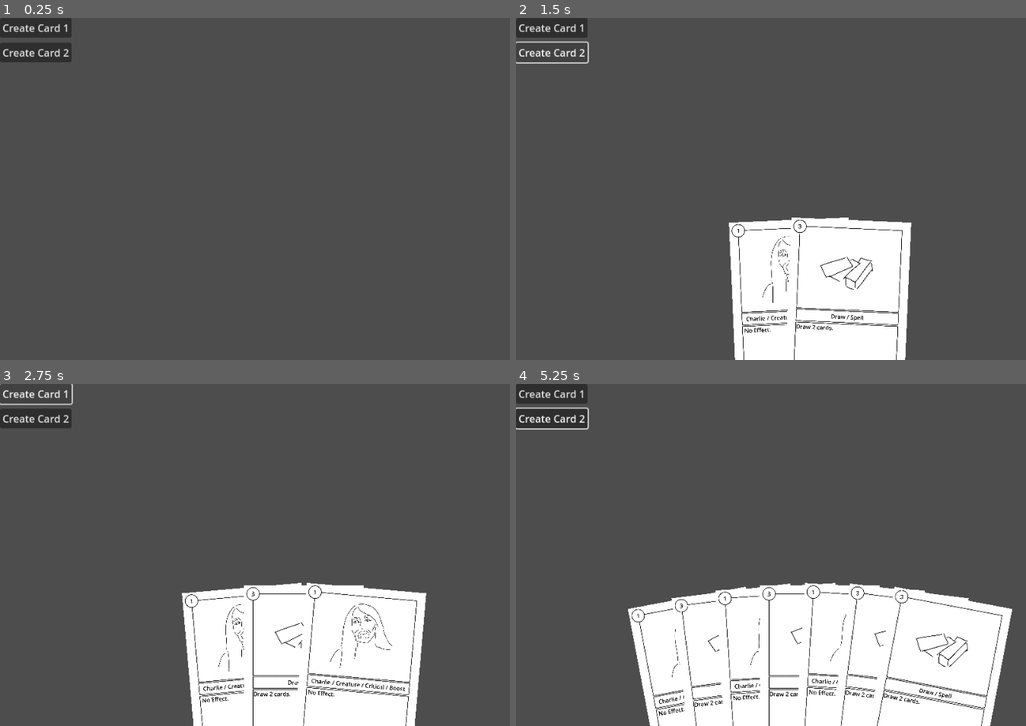
Above: before the commit, frames 1-4 (two rows, left to right).
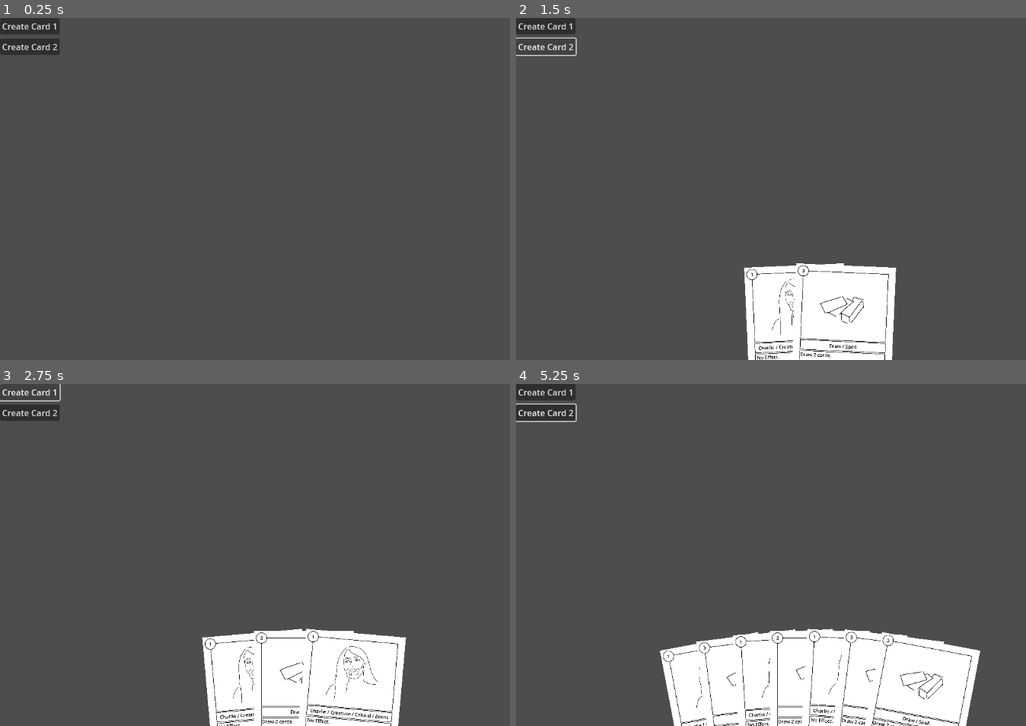
Above: after the commit, the same moments.

Repository: Cybernik12/Untitled-Card-Game
Game: Godot game, scene res://Scenes/deck_n_hand.tscn
Two runs of this game, one before a commit and one after it. Both use one fixed random seed, a clock stepped at 60 frames per second and the inputs below.
Inputs (mouse positions are in pixels of both pictures, inside the frame that each line leads up to):
- Up to frame 1 (0.25 s): no input
- Up to frame 2 (1.5 s): click "Create Card 1" at 0.5 s; click "Create Card 2" at 1.25 s
- Up to frame 3 (2.75 s): click "Create Card 1" at 2 s
- Up to frame 4 (5.25 s): click "Create Card 2" at 2.75 s; click "Create Card 1" at 3.5 s; click "Create Card 2" at 4.25 s; tap Enter at 5 s; move the mouse to (954, 537) at 5.02 s; press the mouse at (954, 537) at 5.03 s

The runs differ from the first frame. In frame 1, 1.1% of the frame differs, in the area x 0-15%, y 0-13%; in frame 2, 8.6%; in frame 3, 11%; in frame 4, 16%, in the area x 0-98%, y 0-100%.

Commit message:
Added hand logic
Highlight and Unhighlight the selected card.
Remove card from hand when clicking on selected card.

Diff:
--- a/Unnamed Card Game/Scenes/Cards/card.tscn
+++ b/Unnamed Card Game/Scenes/Cards/card.tscn
@@ -6,6 +6,9 @@
 [sub_resource type="LabelSettings" id="LabelSettings_0m6u7"]
 font_size = 90
 font_color = Color(0, 0, 0, 1)
+
+[sub_resource type="RectangleShape2D" id="RectangleShape2D_du1br"]
+size = Vector2(1900, 2640)
 
 [node name="Card" type="Node2D"]
 scale = Vector2(0.1, 0.1)
@@ -71,3 +74,13 @@
 label_settings = SubResource("LabelSettings_0m6u7")
 horizontal_alignment = 1
 vertical_alignment = 1
+
+[node name="Area2D" type="Area2D" parent="."]
+
+[node name="CollisionShape2D" type="CollisionShape2D" parent="Area2D"]
+position = Vector2(4.05312e-05, 8.10623e-05)
+scale = Vector2(0.999999, 0.999999)
+shape = SubResource("RectangleShape2D_du1br")
+
+[connection signal="mouse_entered" from="Area2D" to="." method="_on_area_2d_mouse_entered"]
+[connection signal="mouse_exited" from="Area2D" to="." method="_on_area_2d_mouse_exited"]
--- a/Unnamed Card Game/Scenes/Cards/charlie.tscn
+++ b/Unnamed Card Game/Scenes/Cards/charlie.tscn
@@ -1,9 +1,11 @@
-[gd_scene load_steps=3 format=3 uid="uid://bh461j860p5f1"]
+[gd_scene load_steps=4 format=3 uid="uid://bh461j860p5f1"]
 
 [ext_resource type="PackedScene" uid="uid://b3mrg4roiuudb" path="res://Scenes/Cards/card.tscn" id="1_35tm6"]
+[ext_resource type="Script" path="res://Scripts/Cards_Scripts/charlie.gd" id="1_350pk"]
 [ext_resource type="Texture2D" uid="uid://bmj8k0r1ygma7" path="res://Assets/Sprites/Cards/Creature/Charley_Face.png" id="2_sar46"]
 
 [node name="Charlie" type="Node2D"]
+script = ExtResource("1_350pk")
 
 [node name="Card" parent="." node_paths=PackedStringArray("card_image") instance=ExtResource("1_35tm6")]
 card_image = NodePath("../Sprite2D")
@@ -12,3 +14,8 @@
 position = Vector2(1, -56)
 scale = Vector2(0.1, 0.1)
 texture = ExtResource("2_sar46")
+
+[connection signal="mouse_entered" from="." to="." method="_on_mouse_entered"]
+[connection signal="mouse_exited" from="." to="." method="_on_mouse_exited"]
+[connection signal="mouse_entered" from="Card" to="." method="_on_card_mouse_entered"]
+[connection signal="mouse_exited" from="Card" to="." method="_on_card_mouse_exited"]
--- a/Unnamed Card Game/Scenes/Cards/draw.tscn
+++ b/Unnamed Card Game/Scenes/Cards/draw.tscn
@@ -1,9 +1,11 @@
-[gd_scene load_steps=3 format=3 uid="uid://dyvrhrgllgagl"]
+[gd_scene load_steps=4 format=3 uid="uid://dyvrhrgllgagl"]
 
 [ext_resource type="PackedScene" uid="uid://b3mrg4roiuudb" path="res://Scenes/Cards/card.tscn" id="1_253g3"]
+[ext_resource type="Script" path="res://Scripts/Cards_Scripts/draw.gd" id="1_ijvkr"]
 [ext_resource type="Texture2D" uid="uid://dulhoycdsk6xg" path="res://Assets/Sprites/Cards/Spells/Draw_Face.png" id="2_2shxo"]
 
 [node name="Draw" type="Node2D"]
+script = ExtResource("1_ijvkr")
 
 [node name="Card" parent="." node_paths=PackedStringArray("card_image") instance=ExtResource("1_253g3")]
 card_image = NodePath("../Draw_Face")
@@ -17,3 +19,8 @@
 position = Vector2(2, -50)
 scale = Vector2(0.1, 0.1)
 texture = ExtResource("2_2shxo")
+
+[connection signal="mouse_entered" from="." to="." method="_on_mouse_entered"]
+[connection signal="mouse_exited" from="." to="." method="_on_mouse_exited"]
+[connection signal="mouse_entered" from="Card" to="." method="_on_card_mouse_entered"]
+[connection signal="mouse_exited" from="Card" to="." method="_on_card_mouse_exited"]
--- a/Unnamed Card Game/Scenes/deck_n_hand.tscn
+++ b/Unnamed Card Game/Scenes/deck_n_hand.tscn
@@ -7,11 +7,11 @@
 script = ExtResource("1_ttgnl")
 
 [node name="CanvasLayer" type="CanvasLayer" parent="."]
+follow_viewport_enabled = true
 
 [node name="Hand" parent="CanvasLayer" instance=ExtResource("2_q62dx")]
-position = Vector2(480, 1450)
-angle_limit = 25.0
-max_card_spread_angle = 5.0
+position = Vector2(576, 1600)
+hand_radius = 1000
 
 [node name="Button" type="Button" parent="."]
 offset_right = 8.0
--- a/Unnamed Card Game/Scenes/hand.tscn
+++ b/Unnamed Card Game/Scenes/hand.tscn
@@ -8,8 +8,6 @@
 
 [node name="Hand" type="Node2D"]
 script = ExtResource("1_ahpnb")
-angle_limit = null
-max_card_spread_angle = null
 
 [node name="TestCard" parent="." instance=ExtResource("2_o5jv7")]
 visible = false
--- /dev/null
+++ b/Unnamed Card Game/Scripts/Cards_Scripts/charlie.gd
@@ -0,0 +1,24 @@
+extends Node2D
+
+signal mouse_entered(card: Card)
+signal mouse_exited(card: Card)
+
+# Called when the node enters the scene tree for the first time.
+func _ready():
+	pass # Replace with function body.
+
+# Called every frame. 'delta' is the elapsed time since the previous frame.
+func _process(delta):
+	pass
+
+func highlight():
+	$Card.highlight()
+
+func unhighlight():
+	$Card.unhighlight()
+
+func _on_card_mouse_entered(card):
+	mouse_entered.emit(self)
+
+func _on_card_mouse_exited(card):
+	mouse_exited.emit(self)
--- /dev/null
+++ b/Unnamed Card Game/Scripts/Cards_Scripts/draw.gd
@@ -0,0 +1,24 @@
+extends Node2D
+
+signal mouse_entered(card: Card)
+signal mouse_exited(card: Card)
+
+# Called when the node enters the scene tree for the first time.
+func _ready():
+	pass # Replace with function body.
+
+# Called every frame. 'delta' is the elapsed time since the previous frame.
+func _process(delta):
+	pass
+
+func highlight():
+	$Card.highlight()
+
+func unhighlight():
+	$Card.unhighlight()
+
+func _on_card_mouse_entered(card: Card):
+	mouse_entered.emit(self)
+
+func _on_card_mouse_exited(card: Card):
+	mouse_exited.emit(self)
--- a/Unnamed Card Game/Scripts/card.gd
+++ b/Unnamed Card Game/Scripts/card.gd
@@ -1,6 +1,9 @@
 @tool
 extends Node2D
 class_name Card
+
+signal mouse_entered(card: Card)
+signal mouse_exited(card: Card)
 
 @export var card_image: Sprite2D
 @export var card_cost: int = 1
@@ -14,6 +17,8 @@
 @onready var effect_lbl: Label = $EffectDisplay/EffectLbl
 @onready var atk_lbl: Label = $AttackDisplay/AtkLbl
 @onready var def_lbl: Label = $DefenceDisplay/DefLbl
+
+@onready var base_sprite: Sprite2D = $BaseCardSprite
 
 # Called when the node enters the scene tree for the first time.
 func _ready():
@@ -46,3 +51,15 @@
 		atk_lbl.set_text("Atk: " + str(card_atk))
 	if def_lbl.get_text() != "Def: " + str(card_def):
 		def_lbl.set_text("Def: " + str(card_def))
+
+func highlight():
+	base_sprite.set_modulate(Color(0.5, 1, 1, 1))
+
+func unhighlight():
+	base_sprite.set_modulate(Color(1, 1, 1, 1))
+
+func _on_area_2d_mouse_entered():
+	mouse_entered.emit(self)
+
+func _on_area_2d_mouse_exited():
+	mouse_exited.emit(self)
--- a/Unnamed Card Game/Scripts/deck_n_hand.gd
+++ b/Unnamed Card Game/Scripts/deck_n_hand.gd
@@ -9,17 +9,14 @@
 func _ready():
 	pass # Replace with function body.
 
-
 # Called every frame. 'delta' is the elapsed time since the previous frame.
 func _process(delta):
 	pass
-
 
 func _on_button_pressed():
 	var charlie_card = charlie_card_scene.instantiate()
 	hand.add_card(charlie_card)
 
-
 func _on_button_2_pressed():
 	var draw_card = draw_card_scene.instantiate()
 	hand.add_card(draw_card)
--- a/Unnamed Card Game/Scripts/hand.gd
+++ b/Unnamed Card Game/Scripts/hand.gd
@@ -2,7 +2,7 @@
 extends Node2D
 class_name Hand
 
-@export var hand_radious: int = 1000
+@export var hand_radius: int = 1000
 @export var card_angle: float = -90
 @export var angle_limit: float = 25
 @export var max_card_spread_angle: float = 5
@@ -11,28 +11,58 @@
 @onready var collision_shape: CollisionShape2D = $DebugShape
 
 var hand: Array = []
+var touched: Array = []
+var current_selected_card_index: int = -1
 
 # Called when the node enters the scene tree for the first time.
 func _ready():
 	pass # Replace with function body.
 
+func _input(event):
+	if event.is_action_pressed("mouse_click") && current_selected_card_index >= 0:
+		var card = remove_card((current_selected_card_index))
+		current_selected_card_index = -1
 
 # Called every frame. 'delta' is the elapsed time since the previous frame.
 func _process(delta):
+	for card in hand:
+		current_selected_card_index = -1
+		card.unhighlight()
+
+	if !touched.is_empty():
+		var highest_touched_index: int = -1
+
+		for touched_card in touched:
+			highest_touched_index = max(highest_touched_index, hand.find(touched_card))
+
+		if highest_touched_index >= 0 && highest_touched_index < hand.size():
+			hand[highest_touched_index].highlight()
+			current_selected_card_index = highest_touched_index
+
 	# Tool logic
-	if (collision_shape.shape as CircleShape2D).radius != hand_radious:
-		(collision_shape.shape as CircleShape2D).set_radius(hand_radious)
+	if (collision_shape.shape as CircleShape2D).radius != hand_radius:
+		(collision_shape.shape as CircleShape2D).set_radius(hand_radius)
 
 func get_card_position(angle_in_deg: float) -> Vector2:
-	var x: float = hand_radious * cos(deg_to_rad(angle_in_deg))
-	var y: float = hand_radious * sin(deg_to_rad(angle_in_deg))
+	var x: float = hand_radius * cos(deg_to_rad(angle_in_deg))
+	var y: float = hand_radius * sin(deg_to_rad(angle_in_deg))
 
 	return Vector2(x, y)
 
 func add_card(card: Node2D):
 	hand.push_back(card)
 	add_child(card)
+	card.mouse_entered.connect(_handle_card_touched)
+	card.mouse_exited.connect(_handle_card_untouched)
 	reposition_cards()
+
+func remove_card(index: int) -> Node2D:
+	var removing_card = hand[index]
+	hand.remove_at(index)
+	touched.remove_at(touched.find(removing_card))
+	remove_child(removing_card)
+	reposition_cards()
+	return removing_card
 
 func reposition_cards():
 	var card_spread = min(angle_limit / hand.size(), max_card_spread_angle)
@@ -44,3 +74,9 @@
 func _update_card_transform(card: Node2D, angle_in_drag: float):
 	card.set_position(get_card_position(angle_in_drag))
 	card.set_rotation(deg_to_rad(angle_in_drag + 90))
+
+func _handle_card_touched(card):
+	touched.push_back(card)
+
+func _handle_card_untouched(card):
+	touched.remove_at(touched.find(card))
--- a/Unnamed Card Game/project.godot
+++ b/Unnamed Card Game/project.godot
@@ -21,13 +21,11 @@
 
 [display]
 
-window/size/viewport_width=960
-window/size/viewport_height=540
 window/size/resizable=false
 
 [input]
 
-click={
+mouse_click={
 "deadzone": 0.5,
 "events": [Object(InputEventMouseButton,"resource_local_to_scene":false,"resource_name":"","device":-1,"window_id":0,"a …(257 unchanged characters)…
 ]
Not shown: 1 places in Unnamed Card Game/Scenes/Cards/card.tscn that only renumber resources
